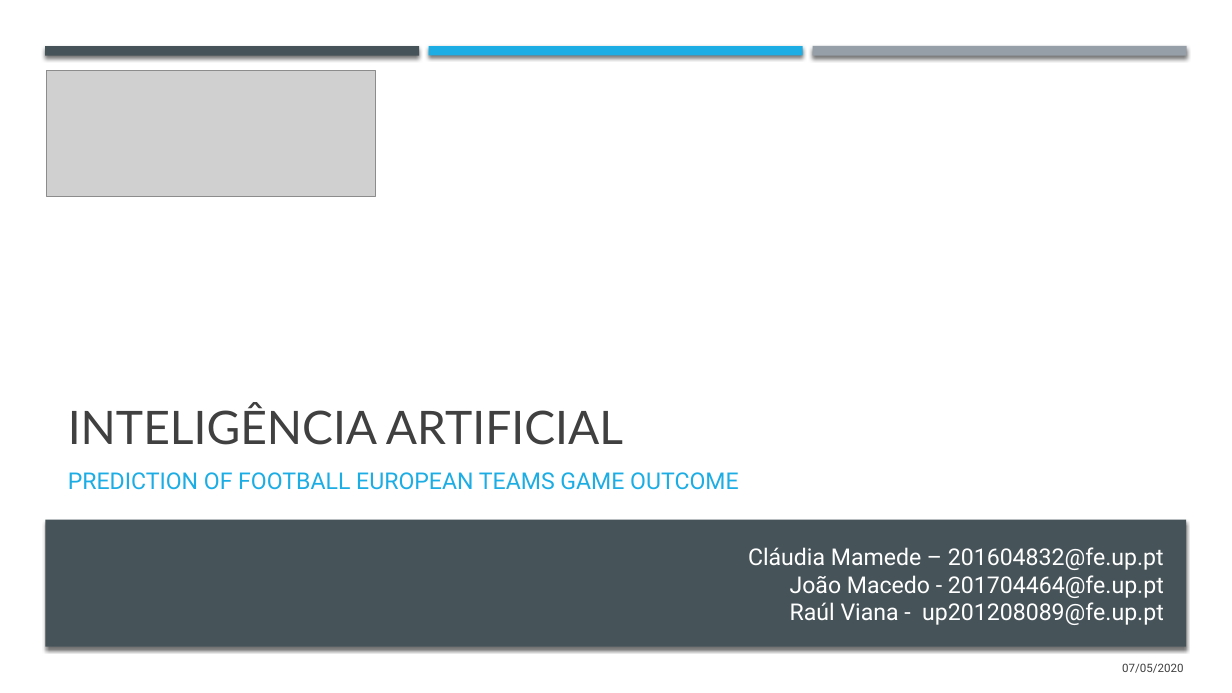
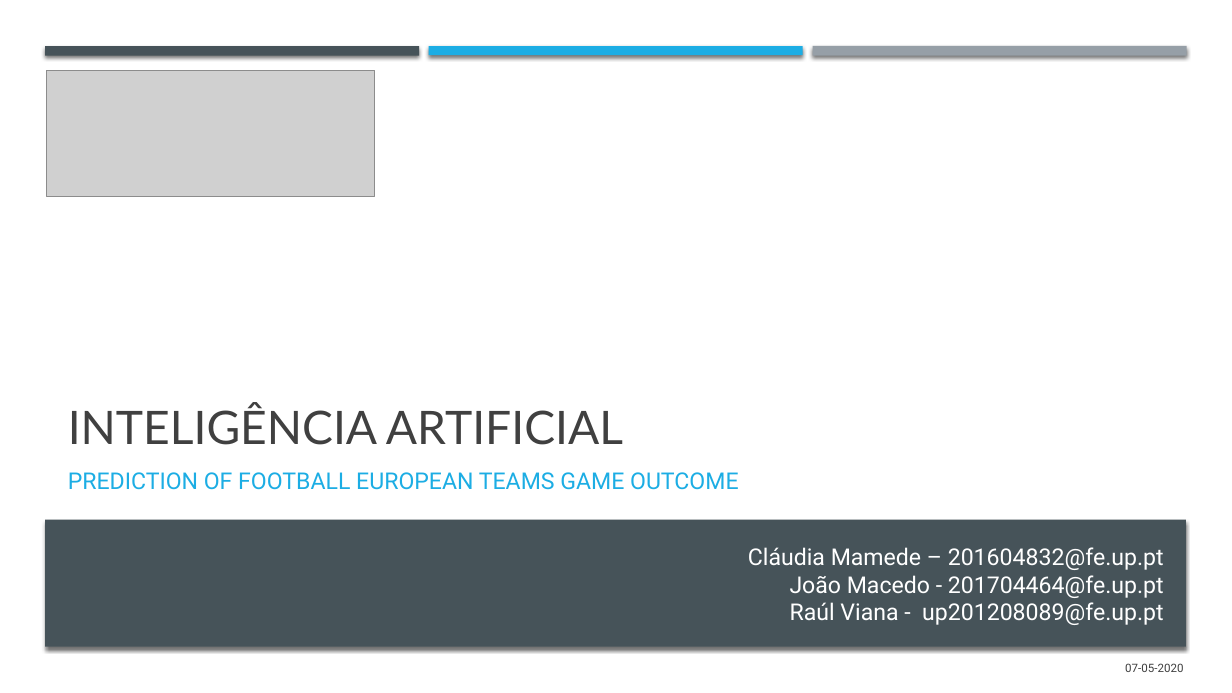
Before and after one commit to j-vm/FEUP_IART_2020, a slide deck: slide 1 of Assigment2/Checkpoint1_trabalho2.pptx. Drawn at 1232x693 pixels with LibreOffice and Linux fonts; fonts in the diff are those of the drawing; grey boxes stand for pictures. Boxes give left, top, right and bottom in pixels: in the first picture for what was removed or moved away, otherwise in the second. Text is boxed around its words. In the diff, an @@ line names an element or a change of style, - is before the commit and + after.

```diff
--- a/Assigment2/Checkpoint1_trabalho2.pptx
+++ b/Assigment2/Checkpoint1_trabalho2.pptx
@@ text at (1125,663,1183,672): text changed @@
-07/05/2020
+07-05-2020
```
Also in this commit, not shown: 4 other slides changed, 1 slide added, 3 other files.
